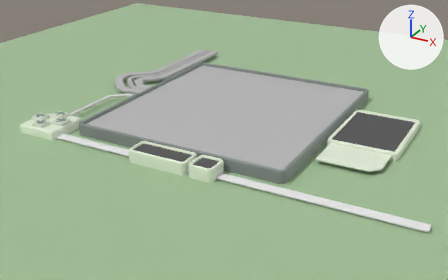
Before and after pictures for a commit that changed the FBX model Assets/Art/LevelTemplate/Meshes/meshLevelTemplate_12x12.fbx.
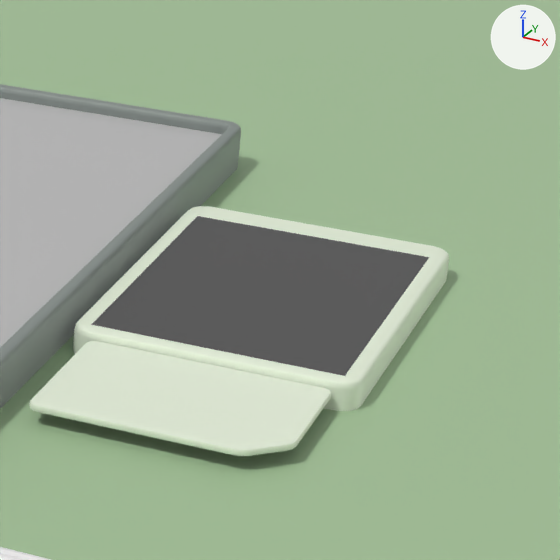
Old and new are each drawn whole from a 50 mm camera at (16.12, -29.99, 13.02) aimed at (-0.28, -0.18, -1.89) and again close up on the part from 69% to 100% of the width and 21% to 71% of the height. The axes (+X, +Y, +Z) are drawn at upper right. The lights are the same throughout. Where no turn or scale is listed for an object, it has been applied to the vertices. Vertices at the same position are counted once.

The first close-up shows 'meshBG', 'meshPhoneBody', 'meshPhoneCard', 'meshPhoneScreen', 'meshTiles', 'meshTilesBorder'.
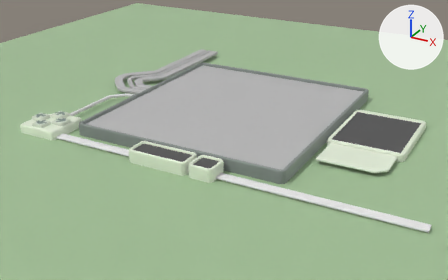
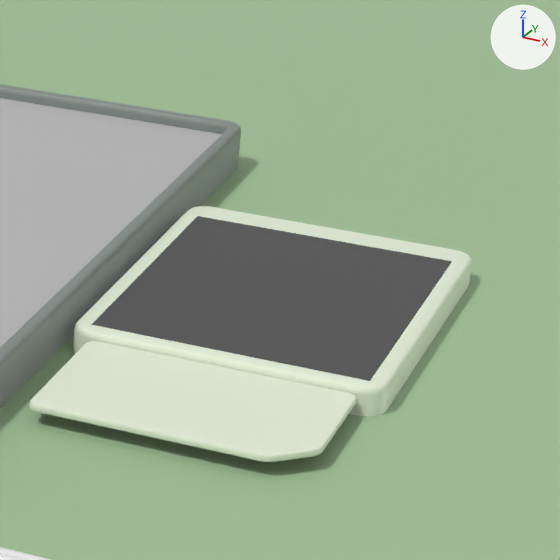
Pixel boxes [x1, y1, x2, y2] of what changed, in the close-ups (560 x 560 px; the box of a moved part takes in the faces that stretch with it):
'meshPhoneCard', reshaped (9% wider)
    before: [29, 341, 331, 456]
    after: [29, 341, 357, 462]
'meshPhoneBody', reshaped (6% wider)
    before: [73, 206, 449, 411]
    after: [73, 206, 472, 417]
part 1 of me_mesh_010, moved or reshaped
    before: [181, 247, 449, 411]
    after: [181, 247, 472, 417]
part 2 of me_mesh_009, moved or reshaped
    before: [234, 389, 331, 456]
    after: [234, 388, 357, 462]
part 3 of me_mesh_008, moved or reshaped
    before: [181, 257, 429, 376]
    after: [181, 257, 452, 381]

The edits, one by one:
me_mesh_009 has 108 vertices, 98 faces and spans x -3.22..0.0, y -2.25..0.0, z -0.1..0.0.
me_mesh_009 is used by ob_meshphonecard; location (9.86, -1.13, -0.2).
me_mesh_009 part 2: all 54 vertices in x -0.6..0.0, y -2.25..0.0, z -0.1..0.0 are moved by (0.31, 0.0, 0.0).
me_mesh_008 has 4 vertices, 1 face and spans x -2.02..1.32, y -1.74..2.78, z 0.0.
me_mesh_008 is used by ob_meshphonescreen; location (8.6, 0.84, -0.11).
Part 3, on me_mesh_008:
Vertex 0 of me_mesh_008 moves from (1.32, -1.74, 0.0) at pixel (344, 375) to (1.64, -1.74, 0.0) at pixel (369, 381).
Vertex 1 of me_mesh_008 moves from (1.32, 2.78, 0.0) at pixel (429, 257) to (1.63, 2.78, 0.0) at pixel (452, 261).
me_mesh_010 has 94 vertices, 80 faces and spans x -2.25..1.55, y -1.83..3.43, z -0.2..0.2.
me_mesh_010 is used by ob_meshphonebody; location (8.6, 0.7, -0.3).
me_mesh_010 part 1: all 47 vertices in x 1.26..1.55, y -1.83..3.43, z -0.2..0.2 are moved by (0.31, 0.0, 0.0).
